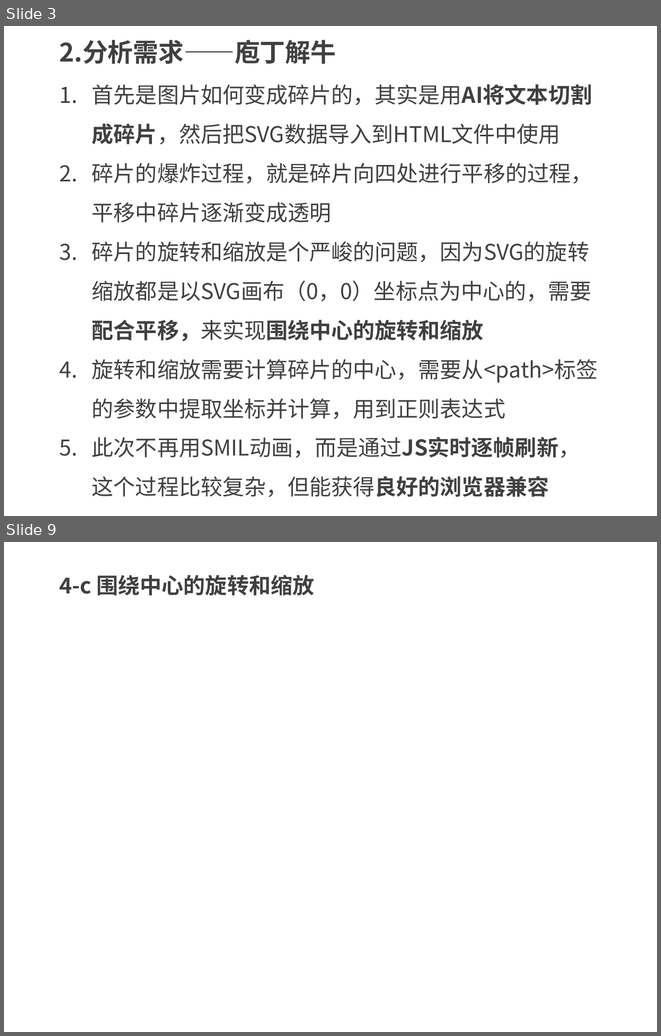
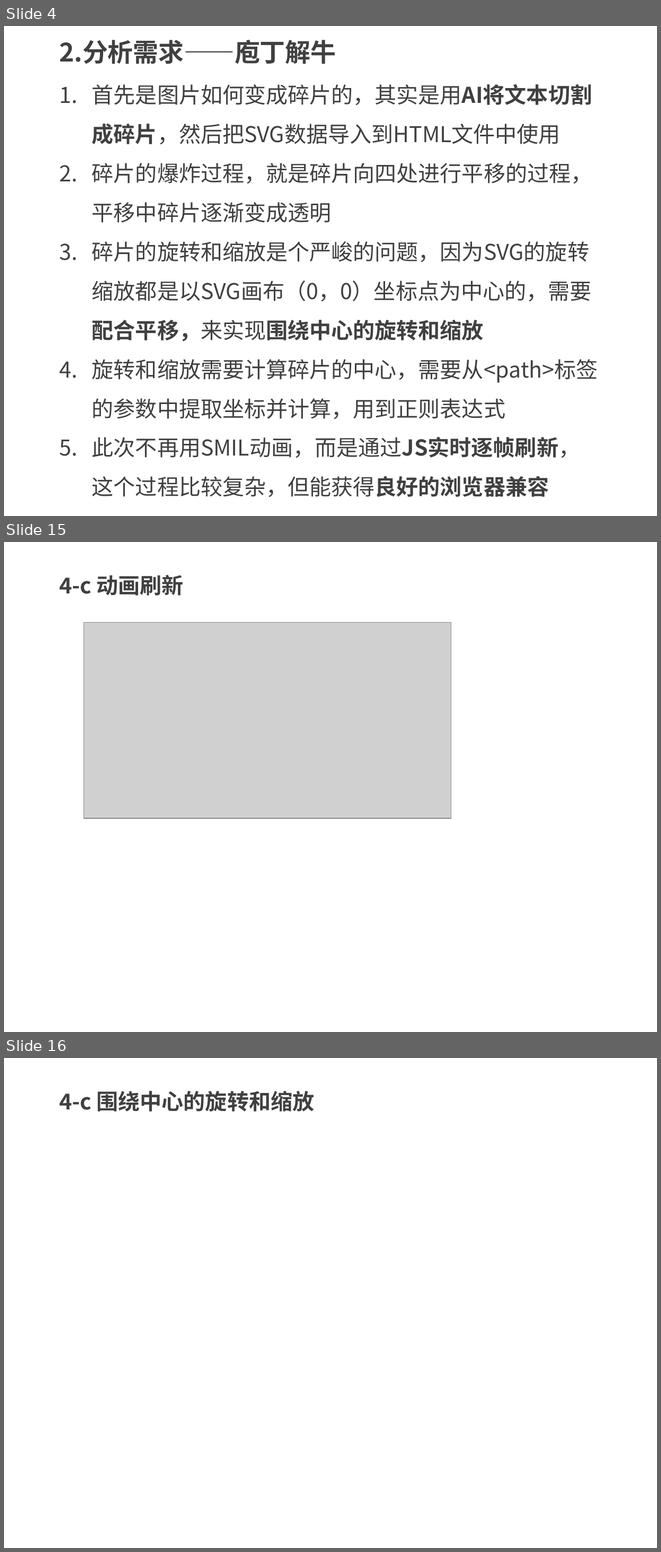
Before and after one commit to kong66/webAni, a slide deck: 20-svg-explode/20.pptx. Shown one above the other, each under a label of ours: slides 3 and 9 before the commit, slides 4, 15 and 16 after it; the slides between them are not shown. The pictures are 661x1036 and 661x1552 pixels, drawn with LibreOffice and Linux fonts; fonts in the diff are those of the drawing; grey boxes stand for pictures. Boxes give left, top, right and bottom in pixels: in the first picture for what was removed or moved away, otherwise in the second. Text is boxed around its words. In the diff, an @@ line names an element or a change of style, - is before the commit and + after.

```diff
--- a/20-svg-explode/20.pptx
+++ b/20-svg-explode/20.pptx
@@ slide 15 added at (4,542,657,1032), background #FFFFFF @@
@@ text added at (59,575,184,596), 24 pt, text #404040, bold @@
+4-c 动画刷新
@@ picture added at (84,623,451,818) @@
@@ what was slide 3 is now slide 4 @@
@@ what was slide 9 is now slide 16 @@
```
Also in this commit, not shown: 6 slides changed, 8 other slides added, 1 slide removed, 6 other files.
